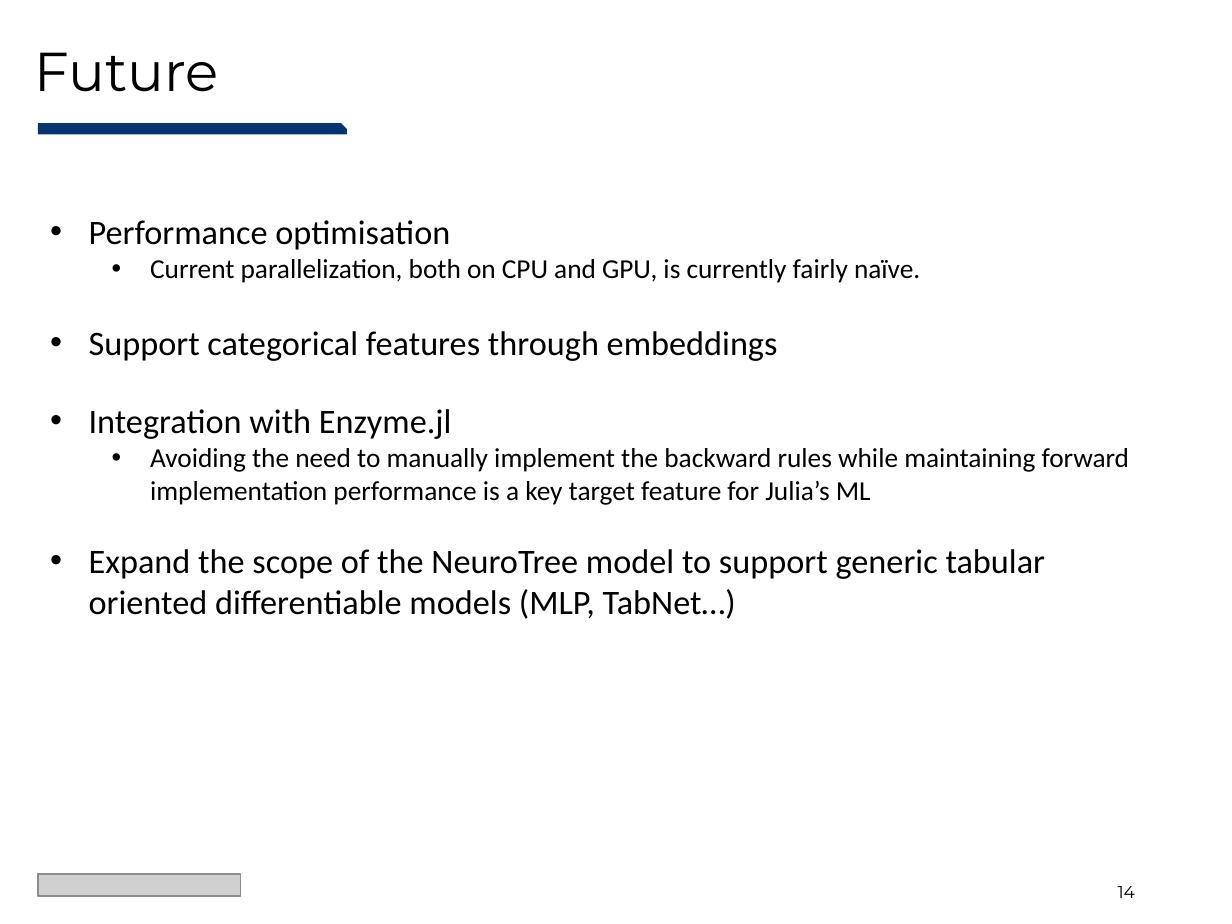
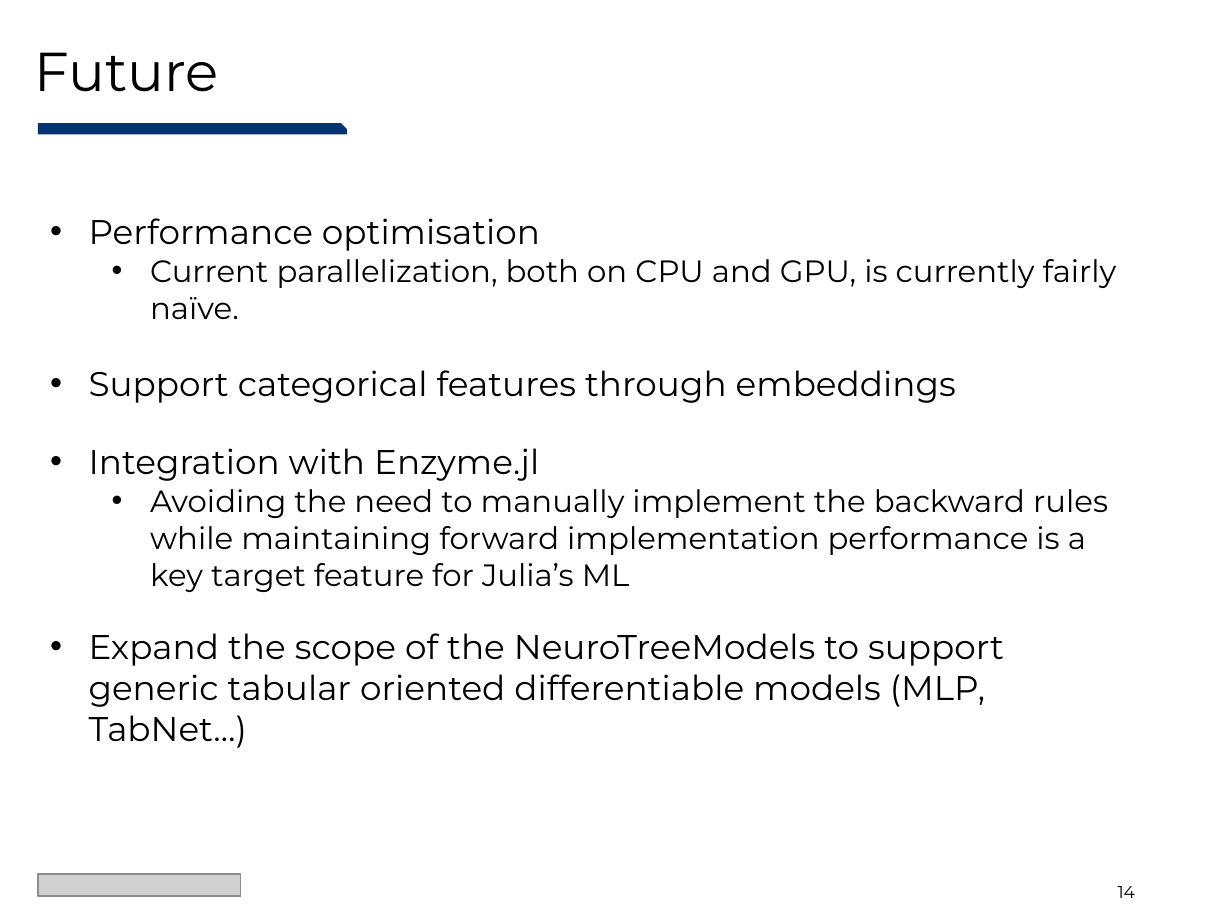
Before and after one commit to Evovest/NeuroTreeModels.jl, a slide deck: slide 14 of docs/juliacon/NeuroTrees-JuliaCon2024.pptx. Drawn at 1232x924 pixels with LibreOffice and Linux fonts; fonts in the diff are those of the drawing; grey boxes stand for pictures. Boxes give left, top, right and bottom in pixels: in the first picture for what was removed or moved away, otherwise in the second. Text is boxed around its words. In the diff, an @@ line names an element or a change of style, - is before the commit and + after.

Commit message:
up juliacon

```diff
--- a/docs/juliacon/NeuroTrees-JuliaCon2024.pptx
+++ b/docs/juliacon/NeuroTrees-JuliaCon2024.pptx
@@ text at (x1=89, y1=218, x2=1117, y2=592): font Calibri to Montserrat in "Performance optimisation", "Current parallelization, both on CPU and GPU, ...", "Support categorical features through embeddings", "Integration with Enzyme.jl" and 1 more places; size 16 to 18 pt in "Current parallelization, both on CPU and GPU, ...", "Avoiding the need to manually implement the ..." @@
@@ text at (x1=89, y1=633, x2=1004, y2=748): text changed; font Calibri to Montserrat @@
-• Expand the scope of the NeuroTree model to support generic tabular oriented differentiable models (MLP, TabNet…)
+• Expand the scope of the NeuroTreeModels to support generic tabular oriented differentiable models (MLP, TabNet…)
```
Also in this commit, not shown: 12 other slides changed, 3 other files.
